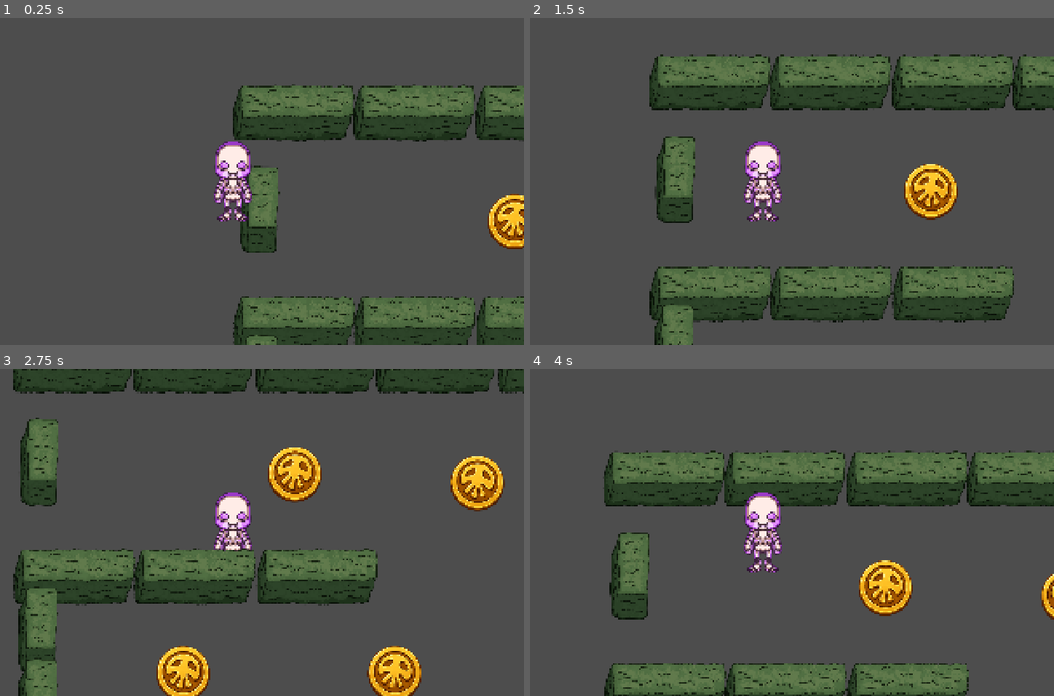
Above: before the commit, frames 1-4 (two rows, left to right).
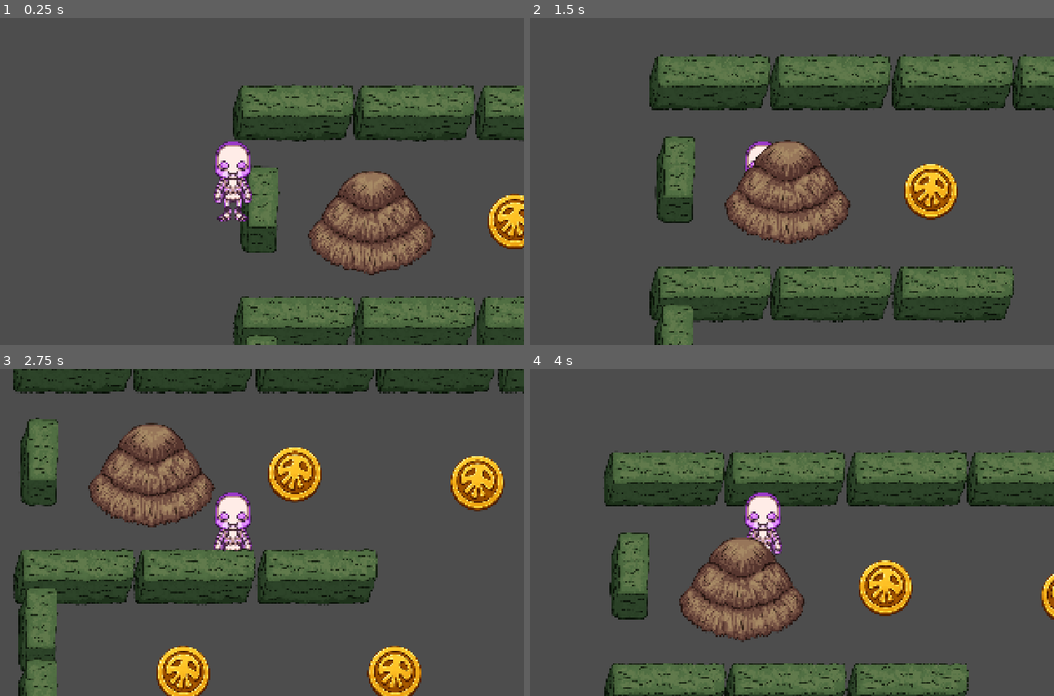
Above: after the commit, the same moments.

Repository: vikram3/Prototype
Game: Godot game, scene res://scenes/checkpoints/checkpoint01.tscn
Two runs of this game, one before a commit and one after it. Both use one fixed random seed, a clock stepped at 60 frames per second and the inputs below. The project has no main scene, so this scene is started directly.
Inputs:
- Up to frame 1 (0.25 s): no input
- Up to frame 2 (1.5 s): tap Enter at 0.5 s; hold D (move_right) 0.53-1.28 s; hold S (move_down) from 1.28 s (still down)
- Up to frame 3 (2.75 s): release S (move_down) at 2.03 s; hold D (move_right) from 2.03 s (still down)
- Up to frame 4 (4 s): release D (move_right) at 2.78 s; hold W (move_up) 2.78-3.53 s; hold A (move_left) from 3.53 s (still down)

The runs differ from the first frame. In frame 1, 5.0% of the frame differs, in the area x 58-84%, y 46-79%; in frame 2, 5.0%; in frame 3, 5.0%, in the area x 16-42%, y 16-49%; in frame 4, 5.0%.

Commit message:
hiding spot
working on

Diff:
--- a/scenes/checkpoints/checkpoint01.tscn
+++ b/scenes/checkpoints/checkpoint01.tscn
@@ -6,6 +6,7 @@
 [ext_resource type="Texture2D" uid="uid://b6ybxl4i74rua" path="res://assets/environmnet/castle_top_down/horizontal_hedge.png" id="4_3h7op"]
 [ext_resource type="Texture2D" uid="uid://bmlmquyohws6r" path="res://assets/environmnet/castle_top_down/vertical_hedge.png" id="4_7xjt5"]
 [ext_resource type="PackedScene" uid="uid://dxoupgrslkmrx" path="res://scenes/objects/Coin.tscn" id="6_ooop0"]
+[ext_resource type="PackedScene" uid="uid://ckngqabq26ir8" path="res://scenes/objects/hiding_object.tscn" id="7_4iq2i"]
 
 [sub_resource type="Curve2D" id="Curve2D_7xjt5"]
 _data = {
@@ -66,41 +67,49 @@
 position = Vector2(1154, 0)
 patrol_path = NodePath("../../../PatrolPoints/Path2D")
 patrol_speed = 400.0
+vision_angle = 100.0
 
 [node name="Skull2" parent="World/Entities" parent_id_path=PackedInt32Array(777000994) index="1" unique_id=1983561973 node_paths=PackedStringArray("patrol_path") instance=ExtResource("2_f4wyv")]
 position = Vector2(1856, 676)
 patrol_path = NodePath("../../../PatrolPoints/Path2D2")
 patrol_speed = 400.0
+vision_angle = 100.0
 
 [node name="Skull3" parent="World/Entities" parent_id_path=PackedInt32Array(777000994) index="2" unique_id=1639926090 node_paths=PackedStringArray("patrol_path") instance=ExtResource("2_f4wyv")]
 position = Vector2(1856, 676)
 patrol_path = NodePath("../../../PatrolPoints/Path2D3")
 patrol_speed = 400.0
+vision_angle = 100.0
 
 [node name="Skull4" parent="World/Entities" parent_id_path=PackedInt32Array(777000994) index="3" unique_id=819514637 node_paths=PackedStringArray("patrol_path") instance=ExtResource("2_f4wyv")]
 position = Vector2(1856, 676)
 patrol_path = NodePath("../../../PatrolPoints/Path2D4")
 patrol_speed = 400.0
+vision_angle = 100.0
 
 [node name="Skull5" parent="World/Entities" parent_id_path=PackedInt32Array(777000994) index="4" unique_id=57242666 node_paths=PackedStringArray("patrol_path") instance=ExtResource("2_f4wyv")]
 position = Vector2(1856, 676)
 patrol_path = NodePath("../../../PatrolPoints/Path2D5")
 patrol_speed = 400.0
+vision_angle = 100.0
 
 [node name="Skull6" parent="World/Entities" parent_id_path=PackedInt32Array(777000994) index="5" unique_id=257598020 node_paths=PackedStringArray("patrol_path") instance=ExtResource("2_f4wyv")]
 position = Vector2(1856, 676)
 patrol_path = NodePath("../../../PatrolPoints/Path2D6")
 patrol_speed = 400.0
+vision_angle = 100.0
 
 [node name="Skull7" parent="World/Entities" parent_id_path=PackedInt32Array(777000994) index="6" unique_id=162566234 node_paths=PackedStringArray("patrol_path") instance=ExtResource("2_f4wyv")]
 position = Vector2(1856, 676)
 patrol_path = NodePath("../../../PatrolPoints/Path2D7")
 patrol_speed = 400.0
+vision_angle = 100.0
 
 [node name="Skull8" parent="World/Entities" parent_id_path=PackedInt32Array(777000994) index="7" unique_id=1468132054 node_paths=PackedStringArray("patrol_path") instance=ExtResource("2_f4wyv")]
 position = Vector2(1856, 676)
 patrol_path = NodePath("../../../PatrolPoints/Path2D8")
 patrol_speed = 400.0
+vision_angle = 100.0
 
 [node name="VerticalHedge" type="Sprite2D" parent="World" index="1" unique_id=1860047966]
 position = Vector2(82, 512)
@@ -1130,5 +1139,8 @@
 [node name="Coin62" parent="Objects" index="61" unique_id=1114836164 instance=ExtResource("6_ooop0")]
 position = Vector2(6292, 2357)
 
+[node name="HidingObject" parent="Objects" index="62" unique_id=1833708346 instance=ExtResource("7_4iq2i")]
+position = Vector2(776, 0)
+
 [node name="Goal" parent="." index="7" unique_id=1313366078]
 position = Vector2(6450, 2310)
--- a/scenes/enemies/Enemy.tscn
+++ b/scenes/enemies/Enemy.tscn
@@ -3,8 +3,8 @@
 [ext_resource type="Script" uid="uid://dojvtukiuqilf" path="res://scripts/enemies/Enemy.gd" id="1_hpe7p"]
 
 [sub_resource type="CapsuleShape2D" id="CapsuleShape2D_jsdvy"]
-radius = 32.0
-height = 98.0
+radius = 7.0
+height = 26.0
 
 [node name="Enemy" type="CharacterBody2D" unique_id=532681137 groups=["enemy"]]
 collision_layer = 8
@@ -14,4 +14,5 @@
 [node name="Sprite2D" type="Sprite2D" parent="." unique_id=260806912]
 
 [node name="CollisionShape2D" type="CollisionShape2D" parent="." unique_id=1897680849]
+rotation = -1.5707964
 shape = SubResource("CapsuleShape2D_jsdvy")
--- a/scenes/enemies/Skull.tscn
+++ b/scenes/enemies/Skull.tscn
@@ -12,14 +12,25 @@
 script = ExtResource("2_tg4u5")
 patrol_speed = 60.0
 loop_path = true
+vision_range = 500.0
+search_duration = 2.5
 
 [node name="Sprite2D" parent="." index="0" unique_id=260806912]
+position = Vector2(0.5, -99.5)
 texture = ExtResource("2_rpkyp")
 
+[node name="CollisionShape2D" parent="." index="1" unique_id=1897680849]
+position = Vector2(1, 0)
+
 [node name="DamageArea" type="Area2D" parent="." index="2" unique_id=57886739]
+position = Vector2(0.5, -99.5)
 collision_layer = 16
-collision_mask = 0
+collision_mask = 32
 script = ExtResource("4_tg4u5")
 
 [node name="CollisionShape2D" type="CollisionShape2D" parent="DamageArea" index="0" unique_id=1087504813]
 shape = SubResource("RectangleShape2D_tg4u5")
+
+[node name="VisionRay" type="RayCast2D" parent="." index="3" unique_id=647079648]
+position = Vector2(0.5, -99.5)
+collision_mask = 3
--- /dev/null
+++ b/scenes/objects/hiding_object.tscn
@@ -0,0 +1,14 @@
+[gd_scene format=3 uid="uid://ckngqabq26ir8"]
+
+[ext_resource type="Texture2D" uid="uid://cff4b0h4eapwx" path="res://assets/environmnet/castle_top_down/hatstack.png" id="1_b2df3"]
+
+[sub_resource type="CircleShape2D" id="CircleShape2D_ylxmm"]
+radius = 172.4094
+
+[node name="HidingObject" type="Area2D" unique_id=1833708346 groups=["hiding_object"]]
+
+[node name="Sprite2D" type="Sprite2D" parent="." unique_id=558394540]
+texture = ExtResource("1_b2df3")
+
+[node name="CollisionShape2D" type="CollisionShape2D" parent="." unique_id=1327538793]
+shape = SubResource("CircleShape2D_ylxmm")
--- a/scenes/player/Player.tscn
+++ b/scenes/player/Player.tscn
@@ -27,7 +27,7 @@
 [node name="Camera2D" type="Camera2D" parent="." unique_id=199157246]
 position = Vector2(0.5, -137)
 
-[node name="DamageHitbox" type="Area2D" parent="." unique_id=1408878547]
+[node name="DamageHitbox" type="Area2D" parent="." unique_id=1408878547 groups=["player_damage_hitbox"]]
 collision_layer = 32
 collision_mask = 16
 script = ExtResource("3_4kuee")
--- a/scripts/enemies/Damage_area.gd
+++ b/scripts/enemies/Damage_area.gd
@@ -6,20 +6,13 @@
 
 
 func _ready() -> void:
-	body_entered.connect(_on_body_entered)
 	area_entered.connect(_on_area_entered)
-	body_exited.connect(_on_body_exited)
 	area_exited.connect(_on_area_exited)
 
 
-func _on_body_entered(body: Node2D) -> void:
-	if not body.is_in_group("player"):
-		return
+func _on_area_entered(area: Area2D) -> void:
+	print("Skull detected area: ", area.name)
 
-	_damage_player(body)
-
-
-func _on_area_entered(area: Area2D) -> void:
 	if area.name != "DamageHitbox":
 		return
 
@@ -28,10 +21,6 @@
 	if not player.is_in_group("player"):
 		return
 
-	_damage_player(player)
-
-
-func _damage_player(player: Node2D) -> void:
 	if players_inside.has(player):
 		return
 
@@ -43,10 +32,8 @@
 	if player.has_method("apply_knockback"):
 		player.apply_knockback(global_position)
 
-
-func _on_body_exited(body: Node2D) -> void:
-	players_inside.erase(body)
-
+	if owner.has_method("damage_flash"):
+		owner.damage_flash()
 
 func _on_area_exited(area: Area2D) -> void:
 	if area.name != "DamageHitbox":
--- a/scripts/enemies/Enemy.gd
+++ b/scripts/enemies/Enemy.gd
@@ -5,6 +5,7 @@
 @export var contact_damage: int = 1
 
 var can_damage: bool = true
+var is_flashing: bool = false
 
 
 func _physics_process(_delta: float) -> void:
@@ -24,3 +25,19 @@
 
 	can_damage = false
 	return contact_damage
+
+func damage_flash() -> void:
+	if is_flashing:
+		return
+
+	is_flashing = true
+
+	var sprite := $Sprite2D
+
+	sprite.modulate = Color(1.0, 0.3, 0.3)
+
+	await get_tree().create_timer(0.1).timeout
+
+	sprite.modulate = Color.WHITE
+
+	is_flashing = false
--- a/scripts/enemies/Skull.gd
+++ b/scripts/enemies/Skull.gd
@@ -4,6 +4,29 @@
 @export var patrol_path: Path2D
 @export var patrol_speed: float = 60.0
 @export var loop_path: bool = true
+@export var vision_range: float = 500.0
+
+@onready var vision_ray: RayCast2D = $VisionRay
+
+@export var vision_angle: float = 100.0
+
+var was_seeing_player: bool = false
+
+var search_reached_position: bool = false
+
+enum State {
+	PATROL,
+	CHASE,
+	SEARCH
+}
+
+var state: State = State.PATROL
+
+var last_seen_position: Vector2 = Vector2.ZERO
+@export var search_duration: float = 2.5
+var search_timer: float = 0.0
+
+var player: Node2D = null
 
 var path_progress: float = 0.0
 var patrol_direction: float = 1.0
@@ -25,7 +48,114 @@
 	)
 
 
+func find_player() -> void:
+	if player == null:
+		player = get_tree().get_first_node_in_group("player")
+
+
+func can_see_player() -> bool:
+	if player == null:
+		return false
+
+	if global_position.distance_to(player.global_position) > vision_range:
+		return false
+
+	vision_ray.target_position = vision_ray.to_local(
+		player.global_position
+	)
+
+	vision_ray.force_raycast_update()
+
+	if not vision_ray.is_colliding():
+		return false
+
+	var collider := vision_ray.get_collider()
+
+	return collider == player
+
+
 func _physics_process(delta: float) -> void:
+	find_player()
+
+	var seeing_player := can_see_player()
+
+	if seeing_player and not was_seeing_player:
+		print("%s sees CT!" % name)
+		state = State.CHASE
+
+	elif not seeing_player and was_seeing_player:
+		print("%s lost sight of CT." % name)
+
+		if player != null:
+			last_seen_position = player.global_position
+
+		search_timer = search_duration
+		search_reached_position = false
+		state = State.SEARCH
+
+	was_seeing_player = seeing_player
+
+	# -------------------------
+	# CHASE
+	# -------------------------
+	if state == State.CHASE:
+		if player == null:
+			state = State.PATROL
+			return
+
+		if can_see_player():
+			var direction := global_position.direction_to(
+				player.global_position
+			)
+
+			velocity = direction * patrol_speed
+			$Sprite2D.flip_h = direction.x < 0
+			move_and_slide()
+			return
+		else:
+			if player != null:
+				last_seen_position = player.global_position
+
+			search_timer = search_duration
+			state = State.SEARCH
+
+	# -------------------------
+	# SEARCH
+	# -------------------------
+	if state == State.SEARCH:
+		search_timer -= delta
+
+		if not search_reached_position:
+			var direction := global_position.direction_to(
+				last_seen_position
+			)
+
+			if global_position.distance_to(last_seen_position) > 10.0:
+				velocity = direction * patrol_speed
+				move_and_slide()
+			else:
+				velocity = Vector2.ZERO
+				search_reached_position = true
+
+		else:
+			velocity = Vector2.ZERO
+
+		if can_see_player():
+			state = State.CHASE
+			search_reached_position = false
+			return
+
+		if search_timer <= 0.0:
+			state = State.PATROL
+			search_reached_position = false
+			velocity = Vector2.ZERO
+
+	# -------------------------
+	# PATROL
+	# -------------------------
+	if state != State.PATROL:
+		return
+
 	if patrol_path == null:
 		return
 
--- a/scripts/player/player.gd
+++ b/scripts/player/player.gd
@@ -9,7 +9,8 @@
 var can_take_damage: bool = true
 var knockback_velocity: Vector2 = Vector2.ZERO
 var hit_stun_timer: float = 0.0
-
+var is_flashing: bool = false
+var hit_stop_time: float = 0.05
 
 func _physics_process(delta: float) -> void:
 	var input_vector := Input.get_vector(
@@ -49,8 +50,36 @@
 		% amount
 	)
 
+	damage_flash()
+
+	Engine.time_scale = 0.0
+	await get_tree().create_timer(
+		hit_stop_time,
+		true,
+		false,
+		true
+	).timeout
+	Engine.time_scale = 1.0
+
 	await get_tree().create_timer(damage_cooldown).timeout
 	can_take_damage = true
+
+func damage_flash() -> void:
+	if is_flashing:
+		return
+
+	is_flashing = true
+
+	var sprite := $Sprite2D
+
+	sprite.modulate = Color(1.0, 0.3, 0.3)
+
+	await get_tree().create_timer(0.1).timeout
+
+	sprite.modulate = Color.WHITE
+
+	is_flashing = false
+
 
 
 func apply_knockback(source_position: Vector2) -> void:
